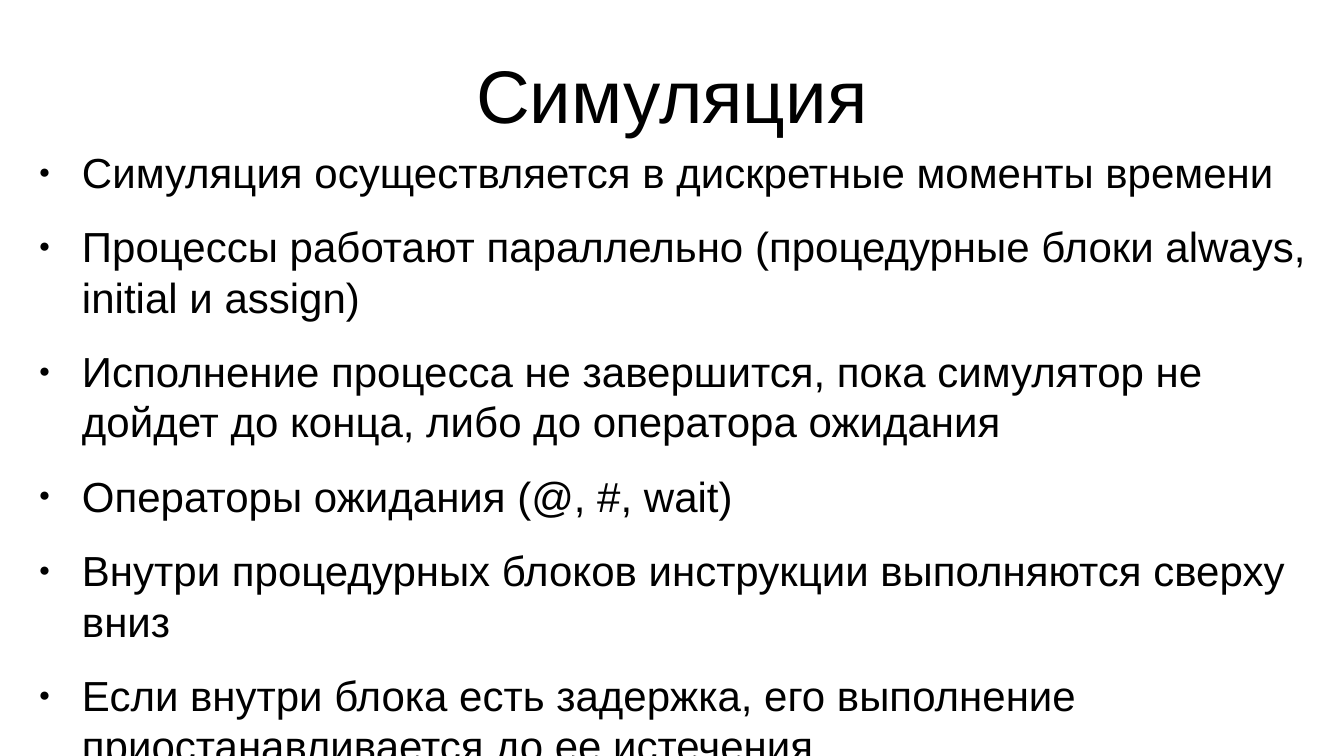
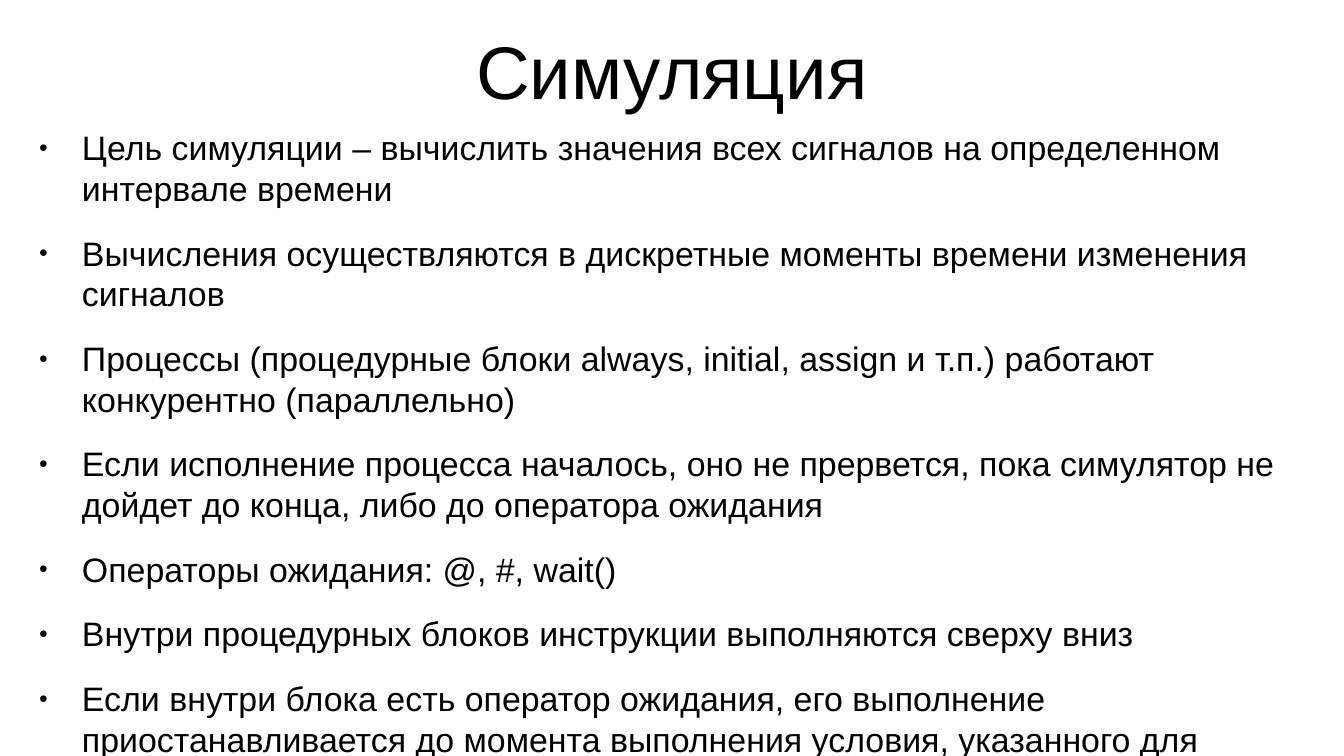
Before and after one commit to romakeii/rg-fpga-course, a slide deck: slide 29 of part-2/presentation.odp. Drawn at 1344x756 pixels with LibreOffice and Linux fonts; fonts in the diff are those of the drawing. Boxes give left, top, right and bottom in pixels: in the first picture for what was removed or moved away, otherwise in the second. Text is boxed around its words. In the diff, an @@ line names an element or a change of style, - is before the commit and + after.

Commit message:
Presentation was fixed

```diff
--- a/part-2/presentation.odp
+++ b/part-2/presentation.odp
@@ title "Симуляция": place and size @@
-title "Симуляция" at [476,71,867,137]
+title "Симуляция" at [476,47,867,113]
@@ text "Цель симуляции – вычислить значения ...": place and size @@
-text "Цель симуляции – вычислить значения ..." at [82,158,1305,719]
+text "Цель симуляции – вычислить значения ..." at [82,136,1274,756]
@@ text at [82,136,1274,589]: text changed; size 24.8 to 20 pt @@
-● Симуляция осуществляется в дискретные моменты времени
-● Процессы работают параллельно (процедурные блоки always, initial и assign)
-● Исполнение процесса не завершится, пока симулятор не дойдет до конца, либо до оператора ожидания
-● Операторы ожидания (@, #, wait)
+● Цель симуляции – вычислить значения всех сигналов на определенном интервале времени
+● Вычисления осуществляются в дискретные моменты времени изменения сигналов
+● Процессы (процедурные блоки always, initial, assign и т.п.) работают конкурентно (параллельно)
+● Если исполнение процесса началось, оно не прервется, пока симулятор не дойдет до конца, либо до оператора ожидания
+● Операторы ожидания: @, #, wait()
@@ text at [82,621,1133,653]: size 24.8 to 20 pt in "Внутри процедурных блоков инструкции выполняются сверху вниз" @@
@@ text at [82,686,1198,756]: text changed; size 24.8 to 20 pt @@
-● Если внутри блока есть задержка, его выполнение приостанавливается до ее истечения
-● Пока блок приостановлен выполняются другие процессы
+● Если внутри блока есть оператор ожидания, его выполнение приостанавливается до момента выполнения условия, указанного для оператора
+● После приостановки выполнение передается другому процессу
```
Also in this commit, not shown: 7 other slides changed, 1 slide added, 1 other file.
